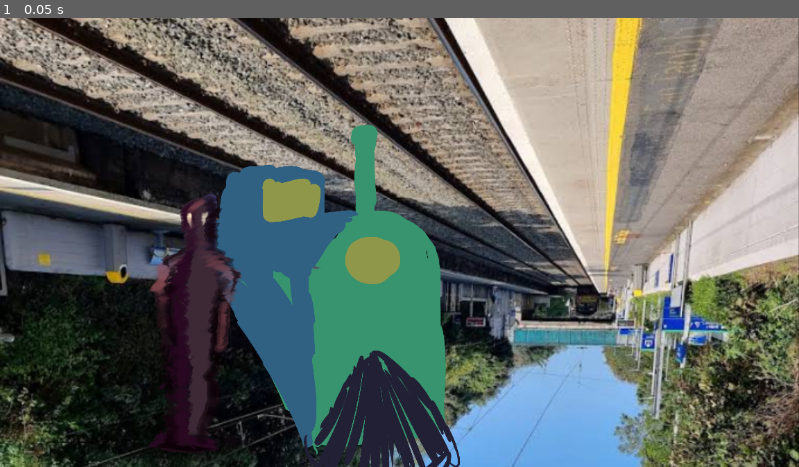
Above: before the commit, frame 1.
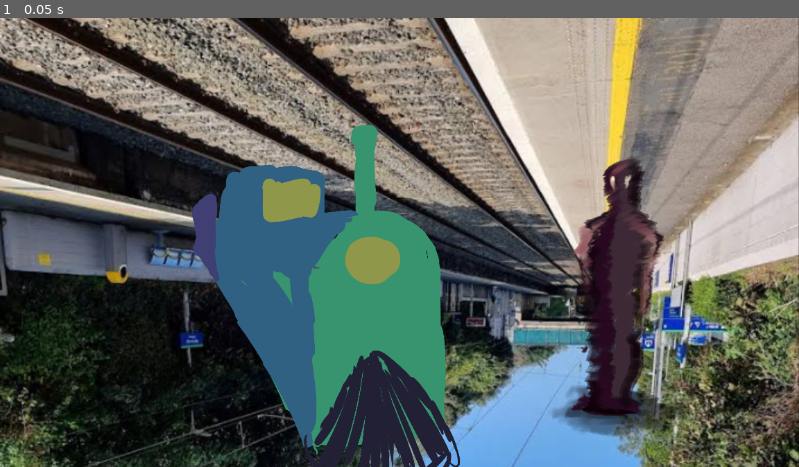
Above: after the commit, the same moment.

Repository: JCoMcL/ld59
Game: Godot game, scene res://stations/temp_station_5.tscn
The game is run twice, just before and just after one commit, with the same random seed, the same clock (stepped at 60 frames per second) and the same inputs. This scene is started directly instead of the project's main scene.
Inputs:
- Up to frame 1 (0.05 s): no input

The runs differ from the first frame. In frame 1, 8.0% of the frame differs, in the area x 17-87%, y 30-100%.

Commit message:
Added endings

Diff:
--- /dev/null
+++ b/characters/ending.gd
@@ -0,0 +1,123 @@
+extends TextureRect
+
+@export var speaker_color:Color
+@export var speaker_portrait:Texture2D
+
+func open_dialogue():
+	var p = Root.get_dialogue_panel(self)
+	p.clear()
+	p.speaker_color = speaker_color
+	p.set_speaker_portrait(speaker_portrait)
+	p.visible = true
+	await p.add_description_box(
+"You approach a gate in the end of the railway and stand in front of it. An uneasy feeling is consuming you."
+	).done_showing
+	await p.add_description_box(
+"This is the end."
+	).done_showing
+	await p.add_description_box(
+"There is no motion, but you sense how the gates are staring at you."
+	).done_showing
+	await p.add_description_box(
+"A voice comes off, you can't hear it but you sense it in your head."
+	).done_showing
+	await p.add_speech_box("Sinner, you will be judged. You went through remorse and made your decisions. Time to evaluate them.").done_showing
+
+
+
+	if Root.has_item("Fake Gold") && Root.has_item("Love Letter"):
+		await p.add_speech_box(
+			"The voice is laughing. It is a deep, cold, and mocking laugh. It is not a human laugh, but it is not inhuman either. It is something else, something you can't even comprehend."
+		).done_showing
+		await p.add_description_box(
+			"You feel like you are being mocked for your choices. You feel like you are being mocked for your life. You feel like you are being mocked for your existence. You feel like you are being mocked for everything."
+		).done_showing
+		await p.add_speech_box(
+			"You broke your oath of loyalty. You are a traitor. You are a liar. You are a thief. You are a cheat. You are a coward. You are a weakling. You are a fool. You are a failure. You are a disappointment. You are a disgrace. You are a burden. You are a parasite. You are a leech. You are a scum. You are a vermin. You are a pest. You are a disease."
+		).done_showing
+		await p.add_description_box(
+			"Yet, you had the courage to face your fate. To make a decision and abandon the old. May pain never leave your heart, but you no longer dare to torture two souls. And for that..."
+		).done_showing
+
+		await p.add_description_box(
+			"You may pass."
+		).done_showing
+		await p.add_description_box(
+		"The gates are opened before you. You pass it with hesitation, but you know you have no choice. You step through the gates and find yourself in a bright light. You feel a sense of relief, but also a sense of loss. You are not sure what is waiting for you on the other side, but you know it is not the same as this place."
+		).done_showing
+
+		await p.add_description_box(
+		"THE END. Ending 1/4: The Traitor."
+		).done_showing
+
+	elif Root.has_item("Locket") && Root.has_item("Love Letter"):
+		await p.add_description_box(
+			"The voice is silet for a moment."
+		).done_showing
+		await p.add_speech_box(
+			"You were sent here to get an opportunity to confess. To see the consequences of your actions. You decided you can stay what you are - a torturer of souls. And by this, you dared to name yourself God."
+		).done_showing
+		await p.add_speech_box(
+ 			"To see the results of your choices. You had the chance to be honest, but you chose to lie. You chose to betray. You chose to cheat. You chose to steal. You chose to be a coward. You chose to be a weakling. You chose to be a fool. You chose to be a failure. You chose to be a disappointment. You chose to be a disgrace. You chose to be a burden. You chose to be a parasite. You chose to be a leech. You chose to be a scum. You chose to be a vermin. You chose to be a pest. You chose to be a disease."
+ 		).done_showing
+		await p.add_speech_box(
+			"You deserve no salvation. You deserve no mercy. You deserve no forgiveness. You deserve no redemption. You deserve no salvation."
+		).done_showing
+		await p.add_speech_box(
+			"And your punishment is to stay here. Lost for eternity. To be a part of this place. To be a part of the fog. To be a part of the darkness. To be a part of the nothingness. To be a part of the void."
+		).done_showing
+		await p.add_description_box(
+		"The gates are sealed. You are now trapped here. Lost to the world and to yourself."
+		).done_showing
+		await p.add_description_box(
+		"THE END. Ending 3/4: The Lost Being."
+		).done_showing
+
+	elif Root.has_item("Locket"):
+		await p.add_description_box(
+			"The voice is silent for a moment. It is as if it is trying to find the right words to say. It is as if it is trying to find the right way to say them. It is as if it is trying to find the right tone to say them in."
+		).done_showing
+
+		await p.add_speech_box(
+			"You sinned, but with your remorse you kept your oath of loyalty. Only with truth and honesty may you clense your soul."
+		).done_showing
+		await p.add_speech_box(
+			"Then, you shall be a faithful servant. You shall be a loyal friend. You shall be a true companion. You shall be a brave soul. You shall be a strong heart. You shall be a pure spirit. You shall be a noble being. You shall be a virtuous person. You shall be righteous."
+		).done_showing
+		await p.add_speech_box(
+			"You may pass."
+		).done_showing
+		await p.add_description_box(
+		"The gates are opened before you. You pass it without hesitation. You step through the gates and find yourself in a bright light. You feel a sense of relief, but also a sense of loss. You are not sure what is waiting for you on the other side, but you know it is not the same as this place."
+		).done_showing
+		await p.add_description_box(
+		"THE END. Ending 2/4: The Saved Soul."
+		).done_showing
+
+	else:
+		await p.add_description_box(
+			"The voice is silent for a moment."
+		).done_showing
+		await p.add_speech_box(
+			"You sinned, and in your remorse you gave off everything."
+		).done_showing
+		await p.add_speech_box(
+			"You decided to betray everything you had. You decided to betray yourself. You decided to betray your soul. You decided to betray your heart. You decided to betray your mind. You decided to betray your body. You decided to betray your existence."
+		).done_showing
+		await p.add_speech_box(
+			"Your soul may be clensed, but left empty. There is nowhere to come back to. There is nothing to come back to. You are lost. You are alone. You are nothing."
+		).done_showing
+		await p.add_speech_box(
+			"There can not be anything behind these gates for you. You are now lost for eternity. But you are lost as a man, not as a being."
+		).done_showing
+		await p.add_description_box(
+			"The gates are sealed. You are now trapped here. Lost to the world and to yourself."
+		).done_showing
+		await p.add_description_box(
+		"THE END. Ending 3/4: The Lost Man."
+		).done_showing
+
+
+func _gui_input(ev: InputEvent):
+	if ev is InputEventMouseButton and ev.pressed:
+		open_dialogue()
--- a/root.gd
+++ b/root.gd
@@ -42,6 +42,12 @@
 
 static func add_item_to_inventory(item_name: String, image: Texture):
 	inventory.append({"name": item_name, "image": image})
+
+static func has_item(item_name: String) -> bool:
+	for item in inventory:
+		if item["name"] == item_name:
+			return true
+	return false
 
 static func get_root(from: Node) -> Root:
 	while from and from is not Root:
--- a/stations/temp_station_5.tscn
+++ b/stations/temp_station_5.tscn
@@ -5,7 +5,7 @@
 [ext_resource type="Texture2D" uid="uid://ccv0tn0erryjl" path="res://stations/train.png" id="3_nfcl1"]
 [ext_resource type="Script" uid="uid://bjcndfpxnymj" path="res://stations/train.gd" id="4_6c45o"]
 [ext_resource type="Texture2D" uid="uid://dn15g3n6bs88t" path="res://characters/character.png" id="5_a73dx"]
-[ext_resource type="Script" uid="uid://d01pck3eq7tgb" path="res://characters/character.gd" id="6_dii0b"]
+[ext_resource type="Script" uid="uid://0i8wf8f1g4uq" path="res://characters/ending.gd" id="6_migbv"]
 
 [node name="Background" type="TextureRect" unique_id=2073133590]
 anchors_preset = 15
@@ -33,10 +33,10 @@
 
 [node name="Character" type="TextureRect" parent="." unique_id=1217429750]
 layout_mode = 0
-offset_left = 250.68593
-offset_top = 355.03232
-offset_right = 696.6859
-offset_bottom = 1119.0323
+offset_left = 1155.652
+offset_top = 275.93228
+offset_right = 1601.652
+offset_bottom = 1039.9323
 scale = Vector2(0.8537564, 0.8537564)
 texture = ExtResource("5_a73dx")
-script = ExtResource("6_dii0b")
+script = ExtResource("6_migbv")
